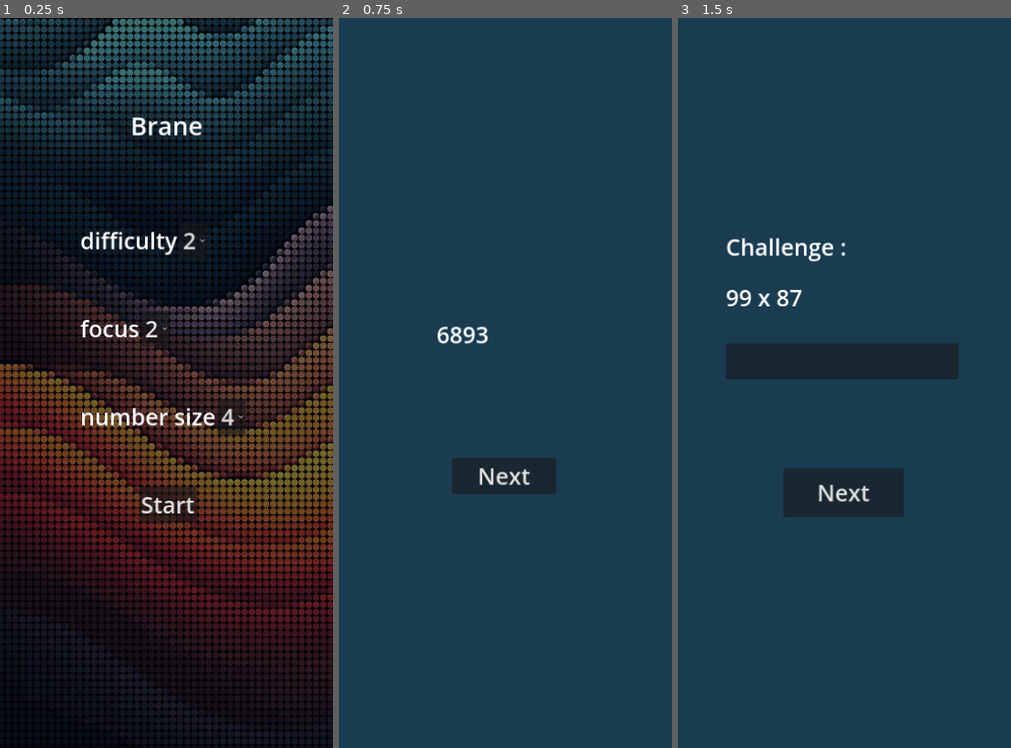
Above: before the commit, frames 1-3 (left to right).
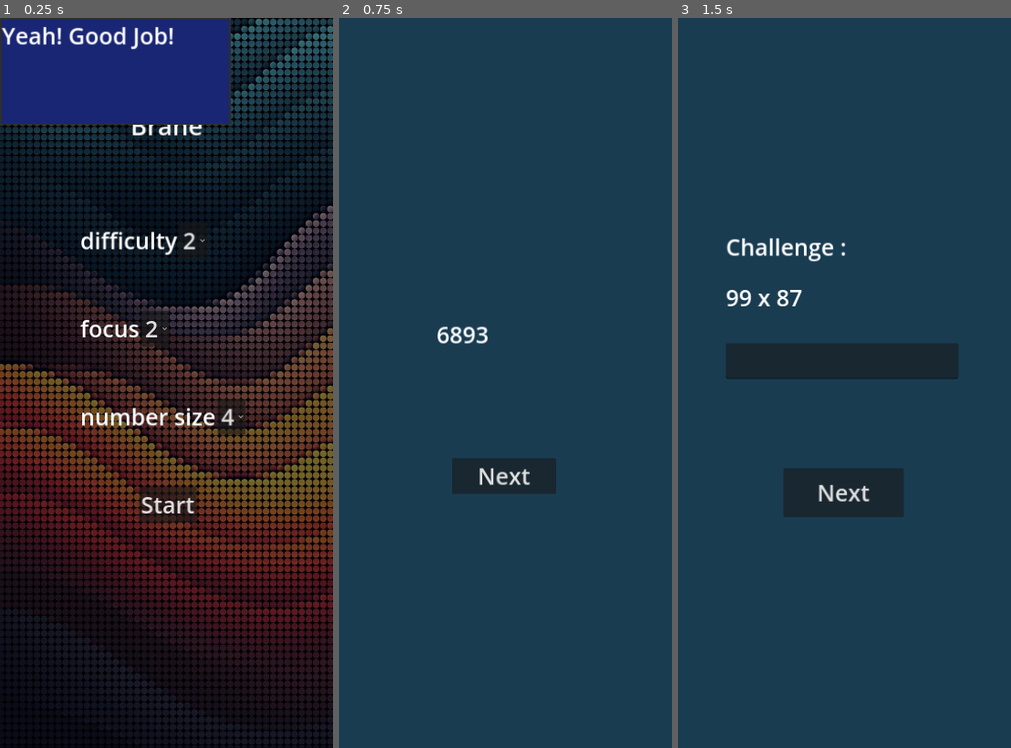
Above: after the commit, the same moments.

Repository: Zabardast/brane
Game: Godot game, scene res://main.tscn
Two runs of this game, one before a commit and one after it. Both use one fixed random seed, a clock stepped at 60 frames per second and the inputs below.
Inputs:
- Up to frame 1 (0.25 s): no input
- Up to frame 2 (0.75 s): click "Start" at 0.5 s
- Up to frame 3 (1.5 s): click "Next" at 1.25 s

The runs differ from the first frame. In frame 1, 10% of the frame differs, in the area x 0-70%, y 0-15%; in frame 2, nothing differs; in frame 3, nothing differs.

Commit message:
✨: add popup wen sucess

Diff:
--- a/main.gd
+++ b/main.gd
@@ -74,7 +74,11 @@
 		print("correct!!")
 		$Remember.hide()
 		$Menu.show()
+		$PopupPanel.popup_centered()
 	pass
+
+func _hide_popup() -> void:
+	$PopupPanel.hide()
 
 func _forgot_remember() -> void:
 	print("main forgot")
--- a/main.tscn
+++ b/main.tscn
@@ -46,3 +46,32 @@
 [node name="ChallengeLoop" parent="." instance=ExtResource("4_mx3r3")]
 
 [node name="Remember" parent="." instance=ExtResource("5_p4ecc")]
+
+[node name="PopupPanel" type="PopupPanel" parent="."]
+size = Vector2i(506, 235)
+visible = true
+
+[node name="ColorRect2" type="ColorRect" parent="PopupPanel"]
+offset_left = 4.0
+offset_top = 4.0
+offset_right = 502.0
+offset_bottom = 231.0
+color = Color(0.0977064, 0.148248, 0.456813, 1)
+
+[node name="Label" type="Label" parent="PopupPanel"]
+anchors_preset = 8
+anchor_left = 0.5
+anchor_top = 0.5
+anchor_right = 0.5
+anchor_bottom = 0.5
+offset_left = -249.0
+offset_top = -113.5
+offset_right = 249.0
+offset_bottom = 113.5
+grow_horizontal = 2
+grow_vertical = 2
+size_flags_horizontal = 4
+theme_override_font_sizes/font_size = 50
+text = "Yeah! Good Job!"
+
+[connection signal="mouse_entered" from="PopupPanel" to="." method="_hide_popup"]
